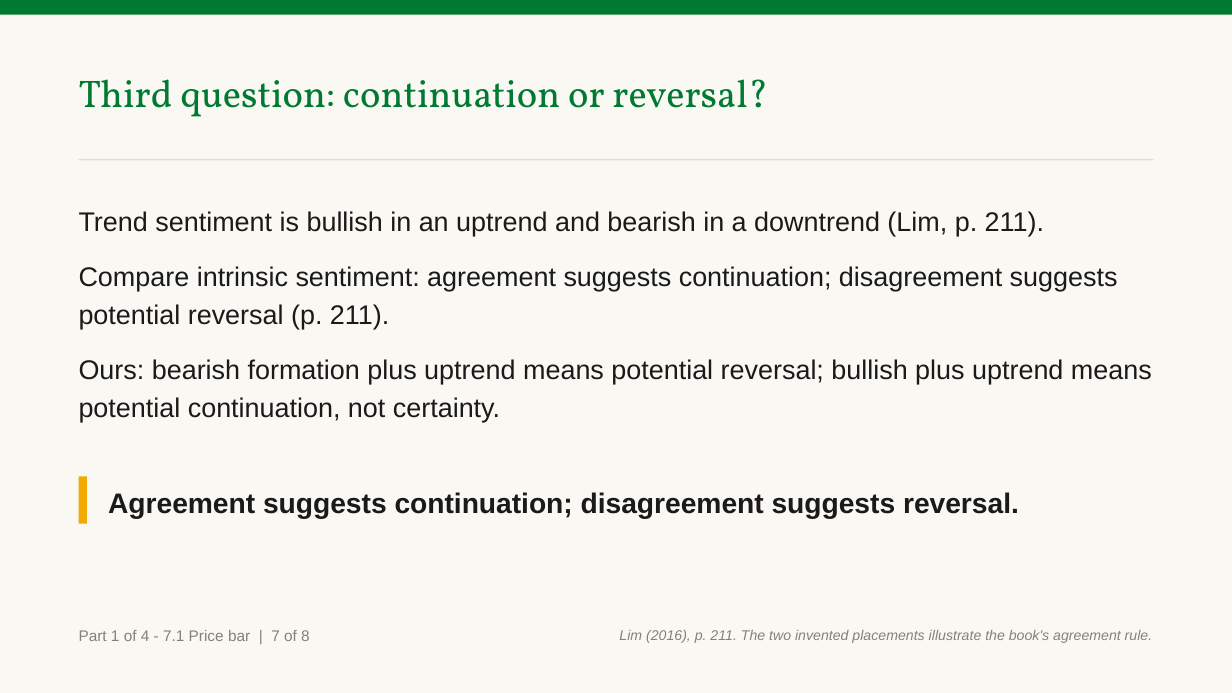
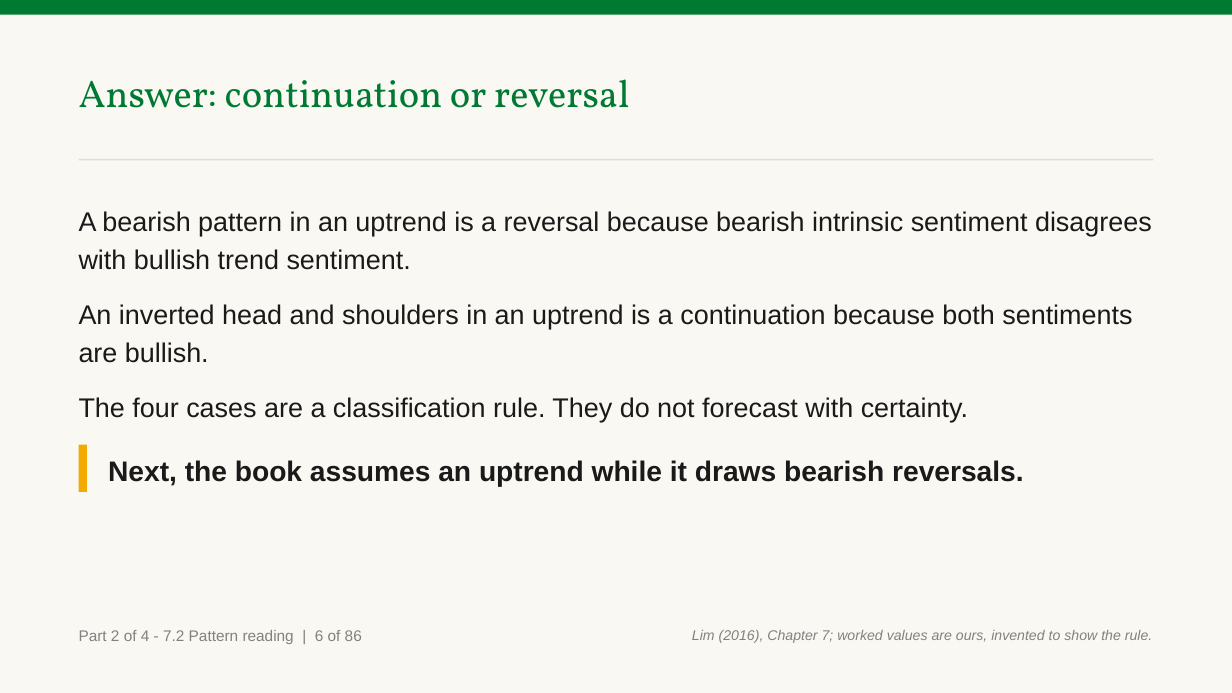
Before and after one commit to benjiesotelo-sudo/Telos_FIN1209, a slide deck: slide 33 of chapter-07/FIN1209-Chapter-07.pptx (slide 10 before the commit). Drawn at 1232x693 pixels with LibreOffice and Linux fonts; fonts in the diff are those of the drawing. Boxes give left, top, right and bottom in pixels: in the first picture for what was removed or moved away, otherwise in the second. Text is boxed around its words. In the diff, an @@ line names an element or a change of style, - is before the commit and + after.

Commit message:
Chapter 7: integrate parts and lay out every course chart by rule (#45)
* wip(ch7): integrate owner sections and shared chart layout

* fix(ch7): lay out marks with measured leader fallback and intact groups

* fix(ch7): preserve pair brackets and verify owner source conservation

* test(ch7): enforce glyph size chart width and complete mark coverage

* test(ch7): assert tick alignment and collision-free leader routes

* fix(ch7): reserve central badge routes and correct retrace anchors

* fix(ch7): retain semantic callouts alongside the four price labels

* feat(ch7): read each chart beside its sentences and split look-alikes

Fold the text slide written in front of each course chart onto the
chart's own slides, so a sentence that names a mark is read where the
mark is (checklist 12). Each sentence goes to the page that carries its
marks; the opening sentences stand on the first page and on any page
with no mark. A four-line text band above the chart replaces the old
three-line band, and the build fails if a sentence lands on no page.

Split Chart A into an exhaustion bar slide and a pin bar slide, each
with its own title, marks and sentences, numbered from 1 (checklist 26),
and move them to sit after the pin bar teaching, directly before the
check that asks what separates the two. The side-by-side recap is
dropped: two three-bar charts would not stay readable at the size rules.

Keep a four-bar pattern on one chart page instead of splitting it three
and one, so an island reversal shows both of its gaps together.

* fix(ch7): keep four-bar labels by their ticks and break level lines at labels

* fix(ch7): number split case slides from 1 and name each case instead of its side

* fix(ch7): keep column values off their columns and draw a zero line for falls

* build(ch7): rebuild the committed text deck from the integrated content

```diff
--- a/chapter-07/FIN1209-Chapter-07.pptx
+++ b/chapter-07/FIN1209-Chapter-07.pptx
@@ text at [79, 79, 629, 108]: text changed @@
-Third question: continuation or reversal?
+Answer: continuation or reversal
@@ text at [79, 211, 1152, 422]: text changed @@
-Trend sentiment is bullish in an uptrend and bearish in a downtrend (Lim, p. 211).
-Compare intrinsic sentiment: agreement suggests continuation; disagreement suggests potential reversal (p. 211).
-Ours: bearish formation plus uptrend means potential reversal; bullish plus uptrend means potential continuation, not certainty.
+A bearish pattern in an uptrend is a reversal because bearish intrinsic sentiment disagrees with bullish trend sentiment.
+An inverted head and shoulders in an uptrend is a continuation because both sentiments are bullish.
+The four cases are a classification rule. They do not forecast with certainty.
@@ rectangle: place and size @@
-rectangle at [79, 476, 87, 523]
+rectangle at [79, 445, 87, 492]
@@ text at [108, 460, 1024, 487]: text changed @@
-Agreement suggests continuation; disagreement suggests reversal.
+Next, the book assumes an uptrend while it draws bearish reversals.
@@ text at [79, 630, 362, 644]: text changed @@
-Part 1 of 4 - 7.1 Price bar | 7 of 8
+Part 2 of 4 - 7.2 Pattern reading | 6 of 86
@@ text at [692, 630, 1152, 643]: text changed @@
-Lim (2016), p. 211. The two invented placements illustrate the book's agreement rule.
+Lim (2016), Chapter 7; worked values are ours, invented to show the rule.
```
Also in this commit, not shown: 22 other slides changed, 217 slides added, 99 slides removed, 6 other files.
